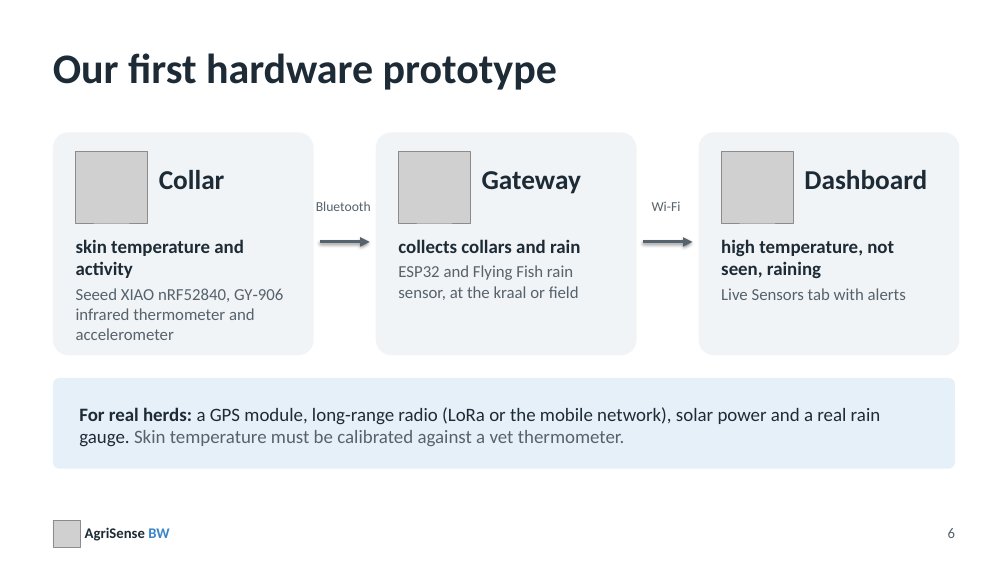
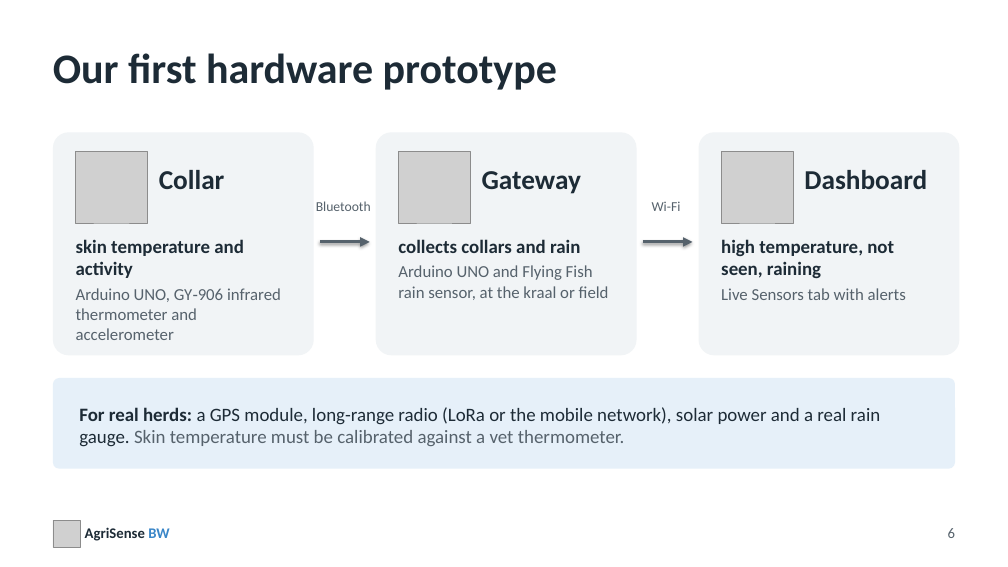
Before and after one commit to PhilippSchoeneberg/AgriSenseBW, a slide deck: slide 6 of slides/agrisense_bw.pptx. Drawn at 1008x567 pixels with LibreOffice and Linux fonts; fonts in the diff are those of the drawing; grey boxes stand for pictures. Boxes give left, top, right and bottom in pixels: in the first picture for what was removed or moved away, otherwise in the second. Text is boxed around its words. In the diff, an @@ line names an element or a change of style, - is before the commit and + after.

```diff
--- a/slides/agrisense_bw.pptx
+++ b/slides/agrisense_bw.pptx
@@ text at (398,265,609,300): text changed @@
-ESP32 and Flying Fish rain sensor, at the kraal or field
+Arduino UNO and Flying Fish rain sensor, at the kraal or field
@@ text at (76,288,281,340): text changed @@
-Seeed XIAO nRF52840, GY‑906 infrared thermometer and accelerometer
+Arduino UNO, GY‑906 infrared thermometer and accelerometer
```
Also in this commit, not shown: 7 other files.
